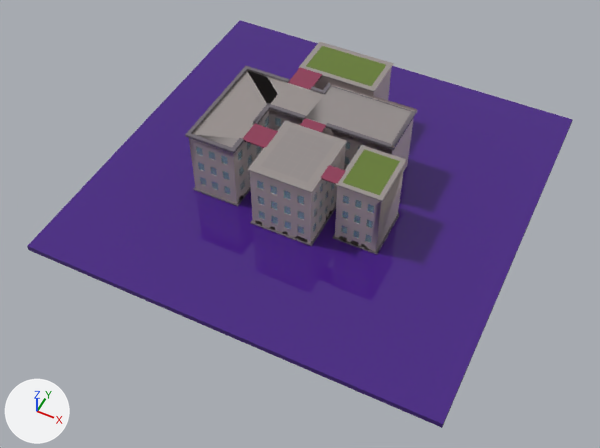
Two versions of the FBX model Assets/Location/scena_1.fbx, one commit apart.
The view is the same before and after, from a 50 mm camera at (-23.91, -26.01, 19.7) aimed at (-32.81, -8.22, -2.54). Every picture has the same lights, and +X, +Y and +Z are marked at lower left. Vertices at the same position are counted once.

Before the edit, the objects in view are built like this:
```python
me_cube_001 = bpy.data.meshes.new('Cube.001')
me_cube_001.from_pydata(...)  # 2511 vertices, 2176 faces; spans x -7.26..7.47, y -5.89..8.64, z -3.74..1.11
me_cube_001.materials.append(mat_материал_028)  # grey #b7a9a8
me_cube_001.materials.append(mat_материал_043)  # grey #6e686f
me_cube_001.materials.append(mat_материал_044)  # grey #98908e
me_cube_001.materials.append(mat_материал_045)  # red #8f3b57
me_cube_001.materials.append(mat_материал_072)  # grey #938c8b
me_cube_001.materials.append(mat_материал_075)  # cyan #73c4dd
me_cube_001.materials.append(mat_материал_076)  # dark green #657b30
me_cube_001.materials.append(mat_материал_087)  # purple #472084
me_cube_001.materials.append(mat_материал_088)  # dark purple #261147
ob_cube_001 = bpy.data.objects.new('Cube.001', me_cube_001)
ob_cube_001.location = (-32.9, -8.06, 0.0)
```
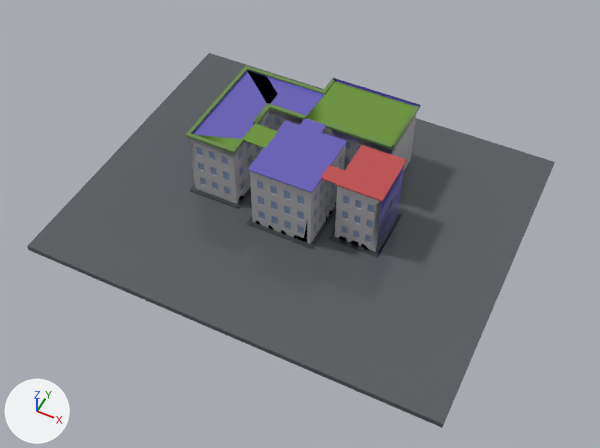
Changed parts and their boxes (x1, y1, x2, y2) in the pictures (600 x 448 px; the box of a moved part takes in the faces that stretch with it):
'Cube.001', reshaped (8% shorter): before (27, 20, 573, 428); after (27, 53, 555, 428)
part 1 of me_cube_001, cut back: before (250, 42, 417, 254); after (250, 78, 420, 255)
part 2 of me_cube_001, moved or reshaped: before (28, 20, 573, 425); after (28, 53, 555, 425)
part 3 of me_cube_001, recoloured (grey to blue): (288, 83, 404, 251) in both
part 4 of me_cube_001, recoloured: (251, 150, 342, 239) in both
part 5 of me_cube_001, recoloured: (189, 109, 413, 204) in both
part 6 of me_cube_001, recoloured: (335, 186, 381, 252) in both
part 7 of me_cube_001, recoloured (grey to green): (185, 66, 416, 154) in both
part 8 of me_cube_001, recoloured: before (193, 187, 400, 255); after (190, 184, 401, 257)
part 9 of me_cube_001, recoloured (grey to blue): (193, 71, 347, 193) in both
part 10 of me_cube_001, recoloured: (336, 145, 407, 202) in both
part 11 of me_cube_001, recoloured: (300, 118, 326, 132) in both
part 12 of me_cube_001, recoloured: (320, 165, 346, 184) in both
part 13 of me_cube_001, recoloured: (243, 124, 278, 148) in both
part 14 of me_cube_001, recoloured: (192, 70, 325, 134) in both
part 15 of me_cube_001, recoloured (grey to green): (198, 87, 411, 147) in both
part 16 of me_cube_001, recoloured: (196, 116, 374, 243) in both
part 17 of me_cube_001, recoloured: (343, 149, 400, 196) in both
part 18 of me_cube_001, recoloured (purple to grey): (27, 246, 443, 428) in both

Edits to the bpy script that builds the scene:
```text
Add mat_окна:
    mat_окна = principled_material('окна')
    mat_окна.base_color = (0.258, 0.342, 0.509)  # blue #8b9ebd
    mat_окна.roughness = 0.0
Add mat_крыша_1:
    mat_крыша_1 = principled_material(' крыша 1')
    mat_крыша_1.base_color = (0.138, 0.114, 0.485)  # blue #685fb9
    mat_крыша_1.roughness = 0.0
Add mat_крыша_2:
    mat_крыша_2 = principled_material(' крыша 2')
    mat_крыша_2.base_color = (0.527, 0.0782, 0.0782)  # red #c04f4f
    mat_крыша_2.roughness = 0.0
Add mat_дорога:
    mat_дорога = principled_material('дорога')
    mat_дорога.base_color = (0.0999, 0.109, 0.117)  # dark grey #595d60
    mat_дорога.roughness = 0.0
Add mat_здание_2:
    mat_здание_2 = principled_material('здание 2')
    mat_здание_2.base_color = (0.515, 0.503, 0.527)  # light grey #bebcc0
    mat_здание_2.roughness = 0.0
Add mat_здание_3:
    mat_здание_3 = principled_material('здание 3')
    mat_здание_3.base_color = (0.515, 0.503, 0.527)  # light grey #bebcc0
    mat_здание_3.roughness = 0.0
Add mat_бордюр:
    mat_бордюр = principled_material('бордюр')
    mat_бордюр.base_color = (0.0513, 0.0612, 0.0648)  # dark grey #404648
    mat_бордюр.roughness = 0.0
Add mat_бортик:
    mat_бортик = principled_material('бортик')
    mat_бортик.base_color = (0.147, 0.262, 0.0666)  # green #6b8c49
    mat_бортик.roughness = 0.0
Add mat_крыша_3:
    mat_крыша_3 = principled_material('крыша 3')
    mat_крыша_3.base_color = (0.147, 0.301, 0.0356)  # green #6b9535
    mat_крыша_3.roughness = 0.0
Add mat_здание_1:
    mat_здание_1 = principled_material('здание 1')
    mat_здание_1.base_color = (0.515, 0.503, 0.527)  # light grey #bebcc0
    mat_здание_1.roughness = 0.0
Change me_cube_001:
    remove me_cube_001.from_pydata(...)  # 2511 vertices, 2176 faces; spans x -7.26..7.47, y -5.89..8.64, z -3.74..1.11
    remove me_cube_001.materials.append(mat_материал_076)  # dark green #657b30
    remove me_cube_001.materials.append(mat_материал_088)  # dark purple #261147
    add me_cube_001.from_pydata(...)  # 2178 vertices, 1832 faces; spans x -7.26..7.47, y -5.89..6.0, z -3.74..1.11
    me_cube_001 part 1: 222 vertices moved from x -3.66..3.37, y -1.66..3.47, z -1.58..1.05 to x -3.75..3.44, y -1.75..3.75, z -1.58..1.05; 384 vertices removed from x -1.94..1.2, y -1.6..5.54, z -1.74..1.0; 51 vertices added at x -1.02..1.22, y -1.62..3.67, z -1.58..1.0
    me_cube_001 part 2: 4 vertices moved from x -7.26..7.47, y 8.64, z -1.8..-1.6 to x -7.26..7.47, y 6.0, z -1.8..-1.6
    me_cube_001 part 3: 784 faces spanning x -3.75..3.44, y -1.64..5.15, z -1.74..1.05 switch from mat_материал_028 (grey #b7a9a8) to mat_крыша_1 (blue #685fb9)
    me_cube_001 part 4: 193 faces spanning x -1.01..1.2, y -1.6..0.8, z -1.58..0.95 switch from mat_материал_028 (grey #b7a9a8) to mat_здание_1 (light grey #bebcc0)
    me_cube_001 part 5: 246 faces spanning x -3.6..2.7, y -1.1..3.67, z -1.58..0.95 switch from mat_материал_028 (grey #b7a9a8) to mat_здание_3 (light grey #bebcc0)
    me_cube_001 part 6: 109 faces spanning x 1.79..3.3, y -0.95..1.0, z -1.58..0.95 switch from mat_материал_028 (grey #b7a9a8) to mat_здание_2 (light grey #bebcc0)
    me_cube_001 part 7: 71 faces spanning x -3.67..2.77, y -1.17..3.75, z 0.95..1.05 switch from mat_материал_043 (grey #6e686f) to mat_бортик (green #6b8c49)
    me_cube_001 part 8: 162 faces spanning x -3.75..3.44, y -1.75..2.9, z -1.58..-1.55 switch from mat_материал_043 (grey #6e686f) to mat_бордюр (dark grey #404648)
    me_cube_001 part 9: 20 faces spanning x -3.54..1.25, y -1.64..2.83, z 0.95..1.0 switch from mat_материал_044 (grey #98908e) to mat_крыша_1 (blue #685fb9)
    me_cube_001 part 10: 24 faces spanning x 1.75..3.35, y -0.99..1.04, z 0.95..1.0 switch from mat_материал_044 (grey #98908e) to mat_крыша_2 (red #c04f4f)
    me_cube_001 part 11: 20 faces spanning x -1.9..1.8, y -0.95..1.4, z 0.95..1.0 switch from mat_материал_045 (red #8f3b57) to mat_крыша_1 (blue #685fb9)
    me_cube_001 part 12: 2 faces spanning x 1.2..1.8, y -0.95..-0.3, z 0.95..1.0 switch from mat_материал_045 (red #8f3b57) to mat_крыша_2 (red #c04f4f)
    me_cube_001 part 13: 2 faces spanning x -1.9..-1.0, y -0.5..0.4, z 0.95..1.0 switch from mat_материал_045 (red #8f3b57) to mat_крыша_3 (green #6b9535)
    me_cube_001 part 14: 21 faces spanning x -3.67..2.63, y -1.1..3.61, z 0.95..1.05 switch from mat_материал_072 (grey #938c8b) to mat_крыша_1 (blue #685fb9)
    me_cube_001 part 15: 3 faces spanning x -3.54..2.63, y -1.02..3.61, z 1.0 switch from mat_материал_072 (grey #938c8b) to mat_крыша_3 (green #6b9535)
    me_cube_001 part 16: 92 faces spanning x -3.35..3.09, y -1.58..1.42, z -1.21..0.59 switch from mat_материал_075 (cyan #73c4dd) to mat_окна (blue #8b9ebd)
    me_cube_001 part 17: 1 face spanning x 1.92..3.18, y -0.83..0.88, z 1.0 switches from mat_материал_076 (dark green #657b30) to mat_крыша_2 (red #c04f4f)
    me_cube_001 part 18: 2 faces spanning x -7.26..7.47, y -5.89..6.0, z -1.8..-1.6 switch from mat_материал_087 (purple #472084) to mat_дорога (dark grey #595d60)
```
